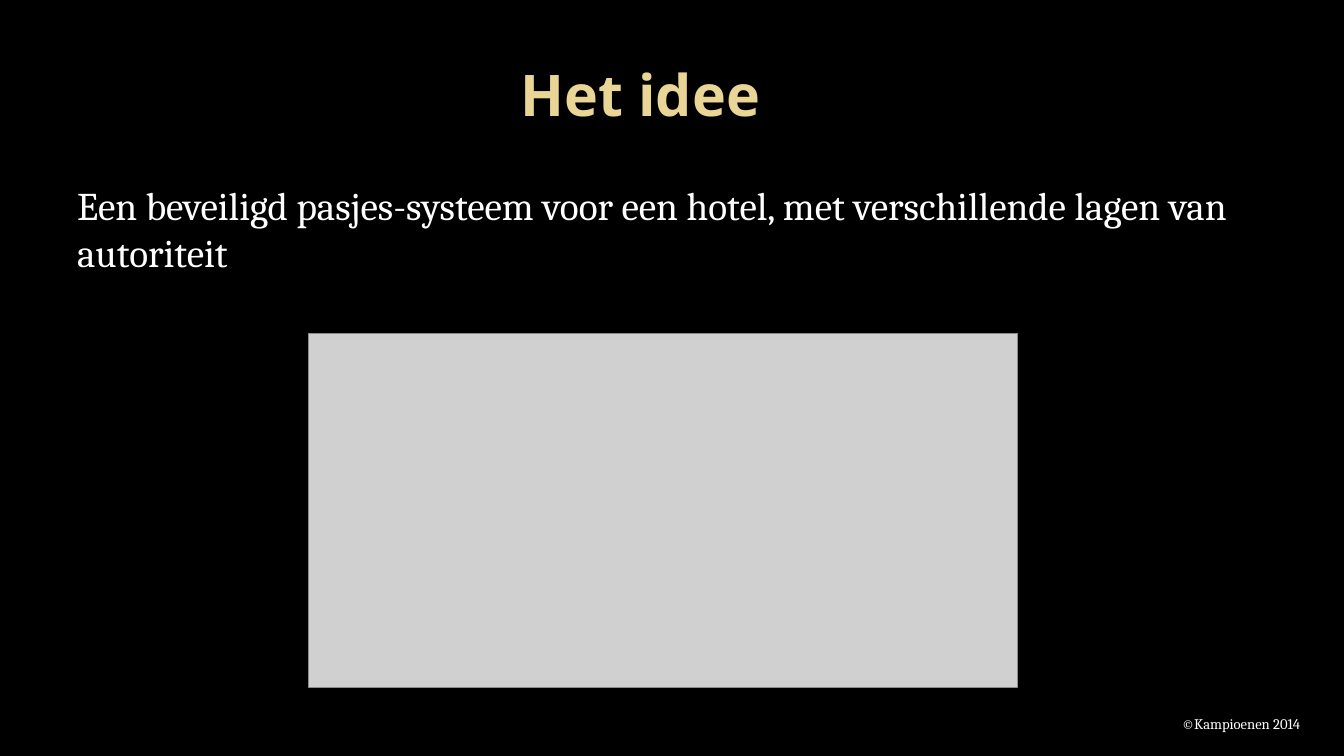
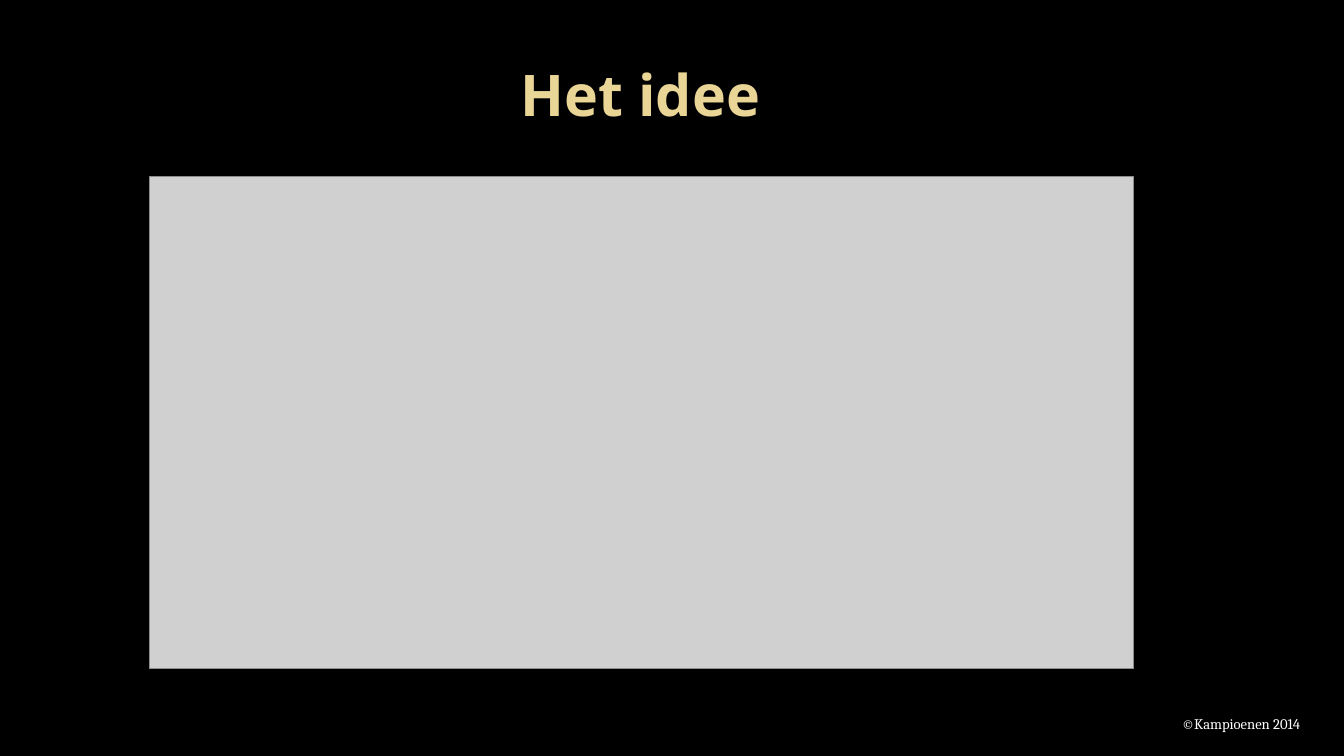
Before and after one commit to Projectgroep-18/Beveiligde-Pasjes, a slide deck: slide 3 of presentatie/Project beveiligde pasjes.pptx. Drawn at 1344x756 pixels with LibreOffice and Linux fonts; fonts in the diff are those of the drawing; grey boxes stand for pictures; background and template pictures are left out. Boxes give left, top, right and bottom in pixels: in the first picture for what was removed or moved away, otherwise in the second. Text is boxed around its words. In the diff, an @@ line names an element or a change of style, - is before the commit and + after.

```diff
--- a/presentatie/Project beveiligde pasjes.pptx
+++ b/presentatie/Project beveiligde pasjes.pptx
@@ picture resized from (x1=310, y1=333, x2=1018, y2=687) to (x1=149, y1=176, x2=1134, y2=668) @@
@@ text removed at (x1=77, y1=192, x2=1227, y2=268) @@
-Een beveiligd pasjes-systeem voor een hotel, met verschillende lagen van autoriteit
```
Also in this commit, not shown: 9 other slides changed, 1 slide added, 2 slides removed.
